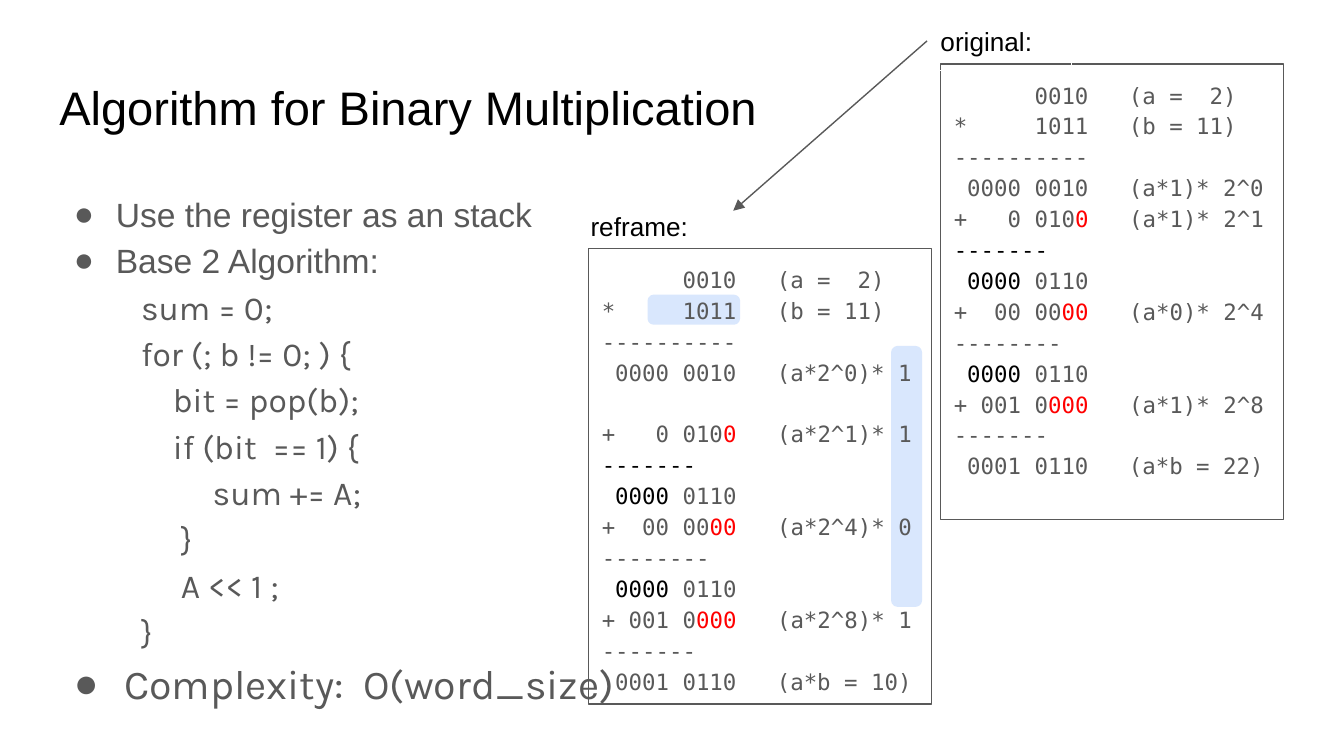
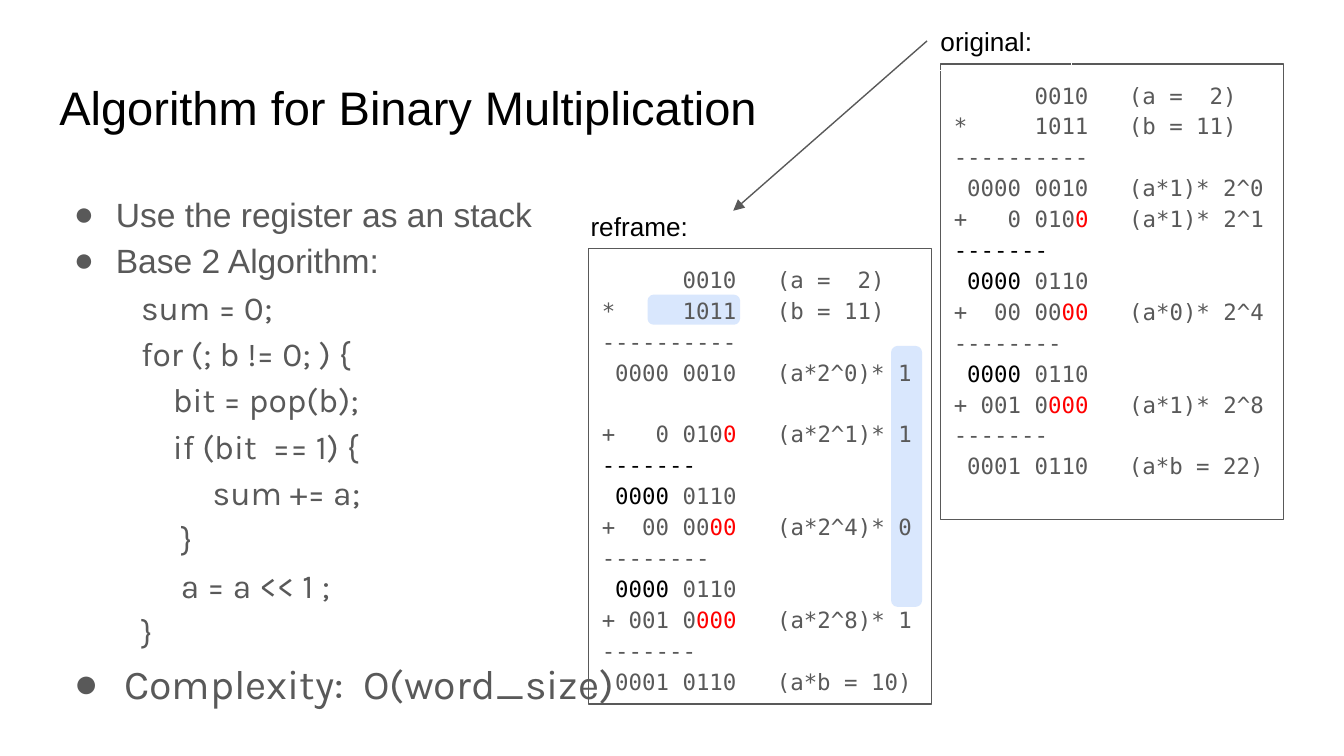
Before and after one commit to COMP122/comp122-s23, a slide deck: slide 4 of format-encodings/documents/ARCHIVE/multiplication.pptx. Drawn at 1344x756 pixels with LibreOffice and Linux fonts; fonts in the diff are those of the drawing. Boxes give left, top, right and bottom in pixels: in the first picture for what was removed or moved away, otherwise in the second. Text is boxed around its words. In the diff, an @@ line names an element or a change of style, - is before the commit and + after.

```diff
--- a/format-encodings/documents/ARCHIVE/multiplication.pptx
+++ b/format-encodings/documents/ARCHIVE/multiplication.pptx
@@ text at box(141, 298, 360, 599): text changed @@
-  sum = 0;
-  for (; b != 0; ) {
-  bit = pop(b);
-  if (bit == 1) {
-  sum += A;
-  }
-  A << 1 ;
-  }
+  sum = 0;
+  for (; b != 0; ) {
+  bit = pop(b);
+  if (bit == 1) {
+  sum += a;
+  }
+  a = a << 1 ;
+  }
```
Also in this commit, not shown: 2 other slides changed, 2 other files.
